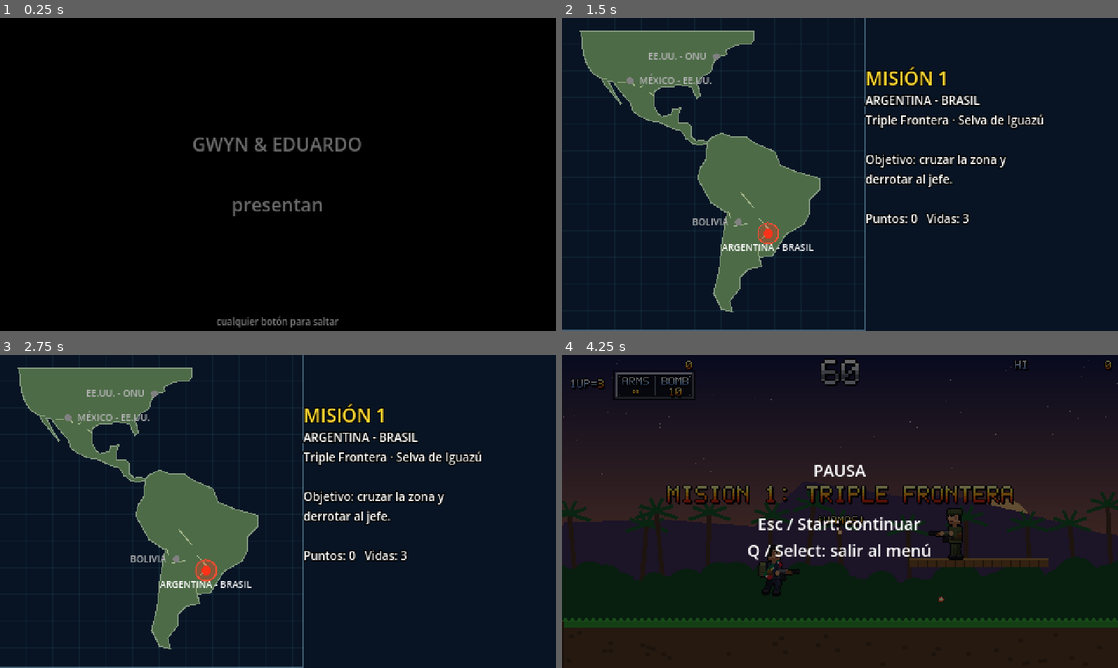
Above: before the commit, frames 1-4 (two rows, left to right).
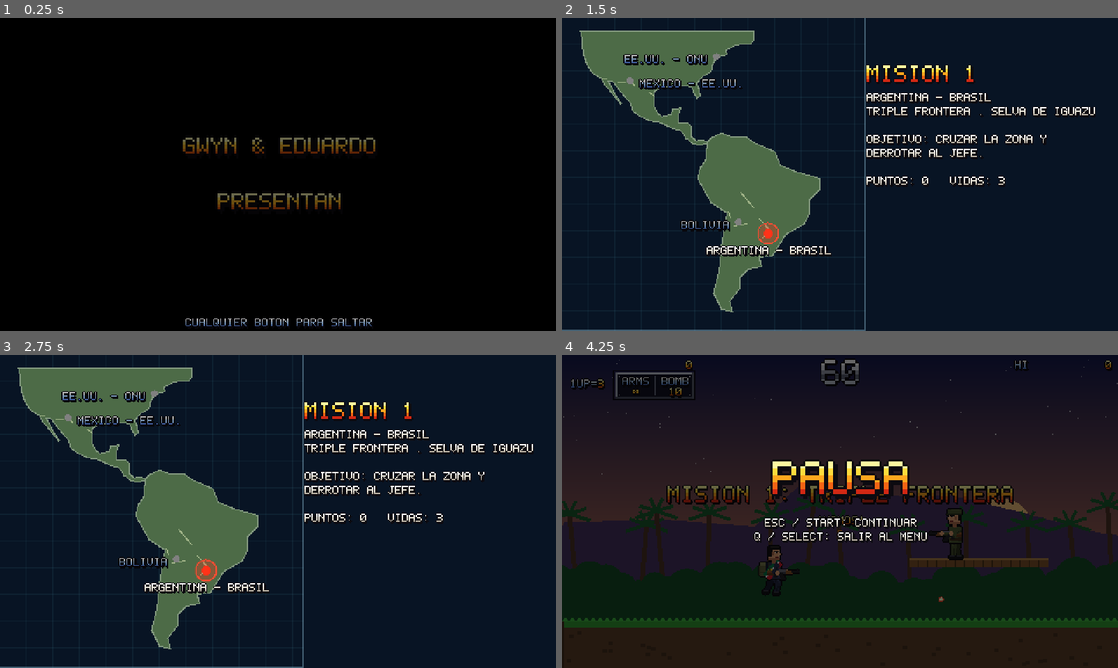
Above: after the commit, the same moments.

Repository: revtiger/Contra-Typebeat
Game: Godot game, scene res://scenes/intro.tscn
Two runs of this game, one before a commit and one after it. Both use one fixed random seed, a clock stepped at 60 frames per second and the inputs below.
Inputs:
- Up to frame 1 (0.25 s): no input
- Up to frame 2 (1.5 s): tap Enter (restart) at 0.5, 1.25 s; hold Right (right) from 0.53 s (still down); tap C (grenade) at 0.6 s; tap Z (jump) at 0.77 s; tap X (shoot) at 1.35 s
- Up to frame 3 (2.75 s): tap Z (jump) at 1.52 s; tap Enter (restart) at 2 s; release Right (right) at 2.03 s; hold Left (left) from 2.03 s (still down); tap Space at 2.1 s
- Up to frame 4 (4.25 s): tap Enter (restart) at 2.75 s; release Left (left) at 2.78 s; hold Right (right) from 2.78 s (still down); tap K at 2.85 s; tap Z (jump) at 3.02, 3.77 s; tap J at 3.6 s; tap Escape (pause) at 4.15 s

The runs differ from the first frame. In frame 1, 2.2% of the frame differs, in the area x 32-68%, y 38-99%; in frame 2, 5.9%, in the area x 11-96%, y 11-77%; in frame 3, 5.9%; in frame 4, 3.7%.

Commit message:
Fuente pixelada única para todo el juego y skill del proyecto
- PixelFont: la fuente del HUD como FontFile de Godot, en estilos por
  jerarquía (title, small, white, label, metal); se añaden Ñ y &
- Menú, intro, mapa, pausa, carteles del fondo y cápsulas usan la fuente;
  el menú marca la opción elegida en dorado y los controles van en columnas
- Skill .claude/skills/contra-typebeat con el contexto del proyecto para
  que cualquier Claude (Gwyn o Eduardo) lo recupere tras compactar

Co-Authored-By: Claude Opus 5.5 <noreply@anthropic.com>

Diff:
--- a/assets/sprites/font_meta.json
+++ b/assets/sprites/font_meta.json
@@ -1,5 +1,5 @@
 {
- "chars": "ABCDEFGHIJKLMNOPQRSTUVWXYZ0123456789!|^?.,:-='/+%*#~< ",
+ "chars": "ABCDEFGHIJKLMNOPQRSTUVWXYZ0123456789!Ñ&|^?.,:-='/+%*#~< ",
  "styles": {
   "small": {
    "y": 0,
@@ -7,20 +7,26 @@
    "h": 10,
    "advance": 6
   },
-  "label": {
+  "white": {
    "y": 10,
    "w": 7,
    "h": 10,
    "advance": 6
   },
+  "label": {
+   "y": 20,
+   "w": 7,
+   "h": 10,
+   "advance": 6
+  },
   "title": {
-   "y": 20,
+   "y": 30,
    "w": 12,
    "h": 17,
    "advance": 12
   },
   "metal": {
-   "y": 37,
+   "y": 47,
    "w": 17,
    "h": 24,
    "advance": 17
--- a/scripts/background.gd
+++ b/scripts/background.gd
@@ -1,4 +1,5 @@
 extends Node2D
+const PixelFont = preload("res://scripts/pixel_font.gd")
 ## Capas de fondo con parallax. main debe tener cam_left.
 ## Jungla: sky, mountains, jungle, water. Desierto: sky, mesas, dunes, chasm.
 ## Ciudad: sky, colonial (edificios con cúpulas y bandera), ruins (ruinas y carteles de propaganda inventados), sewer.
@@ -196,7 +197,8 @@
 	rng.seed = 47
 	var col := Color(0.2, 0.1, 0.1)
 	var x := -60.0
-	var font := ThemeDB.fallback_font
+	var font := PixelFont.font("white")
+	var fsize := PixelFont.size("white")
 	var slogans := ["¡TODO VA DE MARAVILLA!", "LA PRESIDENTA TE CUIDA", "OBEDECER ES AVANZAR", "PROHIBIDO PREOCUPARSE"]
 	var n := 0
 	while x < WIDTH:
@@ -213,7 +215,7 @@
 					draw_rect(Rect2(wx, wy, 5, 6), Color(0.08, 0.04, 0.05) if rng.randf() < 0.8 else Color(1, 0.55, 0.15, 0.7))
 		if rng.randf() < 0.3:
 			# cartel de propaganda en un edificio
-			var bw := 92.0
+			var bw := 112.0
 			var bx := x + (w - bw) * 0.5
 			var by := top + 16
 			draw_rect(Rect2(bx, by, bw, 40), Color(0.85, 0.8, 0.7))
@@ -230,8 +232,8 @@
 				if cut - d > 0 and text[cut - d] == " ":
 					cut -= d
 					break
-			draw_string(font, Vector2(bx + 29, by + 17), text.substr(0, cut), HORIZONTAL_ALIGNMENT_LEFT, -1, 7, Color(1, 0.95, 0.85))
-			draw_string(font, Vector2(bx + 29, by + 29), text.substr(cut + 1), HORIZONTAL_ALIGNMENT_LEFT, -1, 7, Color(1, 0.95, 0.85))
+			draw_string(font, Vector2(bx + 29, by + 17), text.substr(0, cut), HORIZONTAL_ALIGNMENT_LEFT, -1, fsize, Color(1, 0.95, 0.85))
+			draw_string(font, Vector2(bx + 29, by + 29), text.substr(cut + 1), HORIZONTAL_ALIGNMENT_LEFT, -1, fsize, Color(1, 0.95, 0.85))
 			n += 1
 		if rng.randf() < 0.25:
 			# coche quemado
--- a/scripts/game.gd
+++ b/scripts/game.gd
@@ -3,6 +3,7 @@
 
 const Levels = preload("res://scripts/levels.gd")
 const Sfx = preload("res://scripts/sfx.gd")
+const PixelFont = preload("res://scripts/pixel_font.gd")
 
 const START_LIVES := 3
 const RECORD_PATH := "user://record.cfg"
@@ -26,6 +27,7 @@
 
 func _ready() -> void:
 	process_mode = Node.PROCESS_MODE_ALWAYS
+	get_tree().root.theme = PixelFont.default_theme()
 	_setup_input()
 	_load_record()
 	for i in 14:
@@ -43,13 +45,20 @@
 	shade.color = Color(0, 0, 0, 0.6)
 	shade.size = Vector2(480, 270)
 	_pause_layer.add_child(shade)
-	var l := Label.new()
-	l.text = "PAUSA\n\nEsc / Start: continuar\nQ / Select: salir al menú"
-	l.size = Vector2(480, 270)
-	l.horizontal_alignment = HORIZONTAL_ALIGNMENT_CENTER
-	l.vertical_alignment = VERTICAL_ALIGNMENT_CENTER
-	l.add_theme_font_size_override("font_size", 14)
-	_pause_layer.add_child(l)
+	var pt := Label.new()
+	pt.text = "PAUSA"
+	PixelFont.apply(pt, "title", 2)
+	pt.size = Vector2(480, 40)
+	pt.position.y = 90
+	pt.horizontal_alignment = HORIZONTAL_ALIGNMENT_CENTER
+	_pause_layer.add_child(pt)
+	var ph := Label.new()
+	ph.text = "Esc / Start: continuar\nQ / Select: salir al menu"
+	PixelFont.apply(ph, "white")
+	ph.size = Vector2(480, 40)
+	ph.position.y = 140
+	ph.horizontal_alignment = HORIZONTAL_ALIGNMENT_CENTER
+	_pause_layer.add_child(ph)
 	add_child(_pause_layer)
 
 	if "autoplay" in OS.get_cmdline_user_args():
--- a/scripts/hud.gd
+++ b/scripts/hud.gd
@@ -8,7 +8,7 @@
 
 const SpriteUtil = preload("res://scripts/sprite_util.gd")
 const ACCENTS := {"Á": "A", "À": "A", "Ä": "A", "É": "E", "Í": "I", "Ó": "O", "Ú": "U", "Ü": "U",
-	"Ñ": "N", "¡": "|", "¿": "^", "♥": "<", "∞": "~"}
+	"¡": "|", "¿": "^", "♥": "<", "∞": "~"}
 
 var level
 var font: Texture2D
--- a/scripts/intro.gd
+++ b/scripts/intro.gd
@@ -5,6 +5,7 @@
 const City = preload("res://scripts/city.gd")
 const Portrait = preload("res://scripts/portrait.gd")
 const Explosion = preload("res://scripts/explosion.gd")
+const PixelFont = preload("res://scripts/pixel_font.gd")
 
 const T_CREDITS := 2.4
 const T_BLAST := 3.6
@@ -86,10 +87,7 @@
 		n.size = Vector2(90, 12)
 		n.position = Vector2(36 + i * 108 - 15, 90)
 		n.horizontal_alignment = HORIZONTAL_ALIGNMENT_CENTER
-		n.add_theme_font_size_override("font_size", 9)
-		n.add_theme_color_override("font_color", Color(0.95, 0.85, 0.5))
-		n.add_theme_color_override("font_outline_color", Color.BLACK)
-		n.add_theme_constant_override("outline_size", 4)
+		PixelFont.apply(n, "small")
 		n.visible = false
 		ui.add_child(n)
 		names.append(n)
@@ -97,29 +95,25 @@
 		l.size = Vector2(480, 270)
 		l.horizontal_alignment = HORIZONTAL_ALIGNMENT_CENTER
 		l.vertical_alignment = VERTICAL_ALIGNMENT_CENTER
-		l.add_theme_color_override("font_outline_color", Color.BLACK)
-		l.add_theme_constant_override("outline_size", 6)
 		ui.add_child(l)
 	credits.text = "GWYN & EDUARDO\n\npresentan"
-	credits.add_theme_font_size_override("font_size", 16)
-	story.add_theme_font_size_override("font_size", 10)
+	PixelFont.apply(credits, "small", 2)
+	PixelFont.apply(story, "white")
 	story.vertical_alignment = VERTICAL_ALIGNMENT_TOP
 	story.position.y = 110
 	story.horizontal_alignment = HORIZONTAL_ALIGNMENT_LEFT
 	story.position.x = 14
 	logo.text = "CONTRA"
-	logo.add_theme_font_size_override("font_size", 46)
-	logo.add_theme_color_override("font_color", Color(1, 0.25, 0.15))
+	PixelFont.apply(logo, "title", 3)
 	logo.position = Vector2(-60, 62)
 	logo2.text = "TYPEBEAT"
-	logo2.add_theme_font_size_override("font_size", 24)
-	logo2.add_theme_color_override("font_color", Color(1, 0.85, 0.2))
+	PixelFont.apply(logo2, "metal", 1)
 	logo2.position = Vector2(-60, 104)
 	logo.visible = false
 	logo2.visible = false
 	skip.text = "cualquier botón para saltar"
-	skip.add_theme_font_size_override("font_size", 8)
-	skip.add_theme_color_override("font_color", Color(1, 1, 1, 0.5))
+	PixelFont.apply(skip, "label")
+	skip.modulate.a = 0.7
 	skip.vertical_alignment = VERTICAL_ALIGNMENT_BOTTOM
 	skip.position.y = -2
 	Game.play_music("menu")
--- a/scripts/map.gd
+++ b/scripts/map.gd
@@ -3,6 +3,7 @@
 ## Game.level indica la misión a la que se va. Si esa misión aún no existe, muestra "PRÓXIMAMENTE".
 
 const Levels = preload("res://scripts/levels.gd")
+const PixelFont = preload("res://scripts/pixel_font.gd")
 
 ## Paradas de la campaña en orden (lon, lat). La parada i corresponde a la misión i.
 const STOPS := [
@@ -64,16 +65,13 @@
 	for l in [title, info, hint]:
 		l.position = Vector2(262, 0)
 		l.size = Vector2(210, 270)
-		l.add_theme_color_override("font_outline_color", Color.BLACK)
-		l.add_theme_constant_override("outline_size", 4)
 		ui.add_child(l)
 	title.position.y = 40
-	title.add_theme_font_size_override("font_size", 16)
-	title.add_theme_color_override("font_color", Color(1, 0.85, 0.2))
+	PixelFont.apply(title, "title")
 	info.position.y = 64
-	info.add_theme_font_size_override("font_size", 10)
+	PixelFont.apply(info, "white")
 	hint.position.y = 230
-	hint.add_theme_font_size_override("font_size", 9)
+	PixelFont.apply(hint, "small")
 	var stop: Dictionary = STOPS[mini(to_i, STOPS.size() - 1)]
 	if coming_soon:
 		title.text = "PRÓXIMA PARADA"
@@ -156,12 +154,12 @@
 		else:
 			draw_circle(sp, 3, Color(0.5, 0.5, 0.5))
 		var label: String = STOPS[i]["name"]
-		var lw := ThemeDB.fallback_font.get_string_size(label, HORIZONTAL_ALIGNMENT_LEFT, -1, 8).x
+		var lw := PixelFont.font("white").get_string_size(label, HORIZONTAL_ALIGNMENT_LEFT, -1, PixelFont.size("white")).x
 		var lp := sp + Vector2(8, 3)
 		match STOPS[i].get("label", "right"):
 			"left": lp = sp + Vector2(-8 - lw, 3)
 			"below": lp = sp + Vector2(-lw / 2.0, 16)
-		draw_string(ThemeDB.fallback_font, lp, label, HORIZONTAL_ALIGNMENT_LEFT, -1, 8,
+		draw_string(PixelFont.font("white" if i <= dest else "label"), lp + Vector2(0, 3), label, HORIZONTAL_ALIGNMENT_LEFT, -1, PixelFont.size("white"),
 			Color.WHITE if i <= dest else Color(0.7, 0.7, 0.7))
 
 
--- a/scripts/menu.gd
+++ b/scripts/menu.gd
@@ -5,17 +5,15 @@
 const Explosion = preload("res://scripts/explosion.gd")
 const Levels = preload("res://scripts/levels.gd")
 
-const CONTROLS := "Moverse ...................... Flechas o WASD
-Apuntar arriba ............. Arriba
-Disparar abajo (en el aire) .. Abajo
-Saltar ....................... Z, Espacio o K
-Disparar / cuchillo ........ X o J
-Granada .................... C o L
-Agacharse .................. Abajo
-Bajar de un puente ........ Abajo + Saltar
-Pausa ....................... Esc
+const PixelFont = preload("res://scripts/pixel_font.gd")
 
-Mando: cruceta o stick, A saltar, X disparar, B/Y granada, Start pausa"
+## Controles: acción (texto blanco) y teclas (dorado), alineados en columnas con la fuente monoespaciada.
+const CONTROLS := [
+	["Moverse", "Flechas / WASD"], ["Apuntar arriba", "Arriba"], ["Disparar abajo (aire)", "Abajo"],
+	["Saltar", "Z / Espacio / K"], ["Disparar / cuchillo", "X / J"], ["Granada", "C / L"],
+	["Agacharse", "Abajo"], ["Bajar de un puente", "Abajo + Saltar"], ["Pausa", "Esc"],
+]
+const PAD_TEXT := "Mando: cruceta o stick - A saltar - X disparar - B/Y granada - Start pausa"
 
 var city := City.new()
 var page := "main"
@@ -25,9 +23,12 @@
 var boom_t := 1.0
 var title := Label.new()
 var title2 := Label.new()
-var list := Label.new()
-var info := Label.new()
+var item_labels: Array[Label] = []
+var info_left := Label.new()
+var info_right := Label.new()
+var pad := Label.new()
 var footer := Label.new()
+var ui := CanvasLayer.new()
 
 
 func _ready() -> void:
@@ -41,34 +42,39 @@
 	shade.z_index = 5
 	add_child(shade)
 
-	var ui := CanvasLayer.new()
 	add_child(ui)
-	for l in [title, title2, list, info, footer]:
+	for l in [title, title2, info_left, info_right, pad, footer]:
 		l.size = Vector2(480, 270)
 		l.horizontal_alignment = HORIZONTAL_ALIGNMENT_CENTER
-		l.add_theme_color_override("font_outline_color", Color.BLACK)
-		l.add_theme_constant_override("outline_size", 6)
 		ui.add_child(l)
 	title.text = "CONTRA"
-	title.add_theme_font_size_override("font_size", 44)
-	title.add_theme_color_override("font_color", Color(1, 0.25, 0.15))
-	title.position.y = 14
+	PixelFont.apply(title, "title", 3)
+	title.position.y = 12
 	title2.text = "TYPEBEAT"
-	title2.add_theme_font_size_override("font_size", 22)
-	title2.add_theme_color_override("font_color", Color(1, 0.85, 0.2))
-	title2.position.y = 64
-	list.add_theme_font_size_override("font_size", 14)
-	list.position.y = 112
-	list.add_theme_constant_override("line_spacing", 2)
-	info.add_theme_font_size_override("font_size", 9)
-	info.position.y = 60
-	info.horizontal_alignment = HORIZONTAL_ALIGNMENT_LEFT
-	info.position.x = 90
-	footer.add_theme_font_size_override("font_size", 8)
+	PixelFont.apply(title2, "metal", 1)
+	title2.position.y = 66
+	# controles en dos columnas
+	var left := []
+	var right := []
+	for c in CONTROLS:
+		left.append(c[0] + " " + ".".repeat(22 - c[0].length()))
+		right.append(c[1])
+	info_left.text = "\n".join(left)
+	info_right.text = "\n".join(right)
+	for l in [info_left, info_right]:
+		l.horizontal_alignment = HORIZONTAL_ALIGNMENT_LEFT
+		l.position.y = 40
+	PixelFont.apply(info_left, "white")
+	PixelFont.apply(info_right, "small")
+	info_left.position.x = 80
+	info_right.position.x = 80 + 24 * 6
+	pad.text = PAD_TEXT
+	PixelFont.apply(pad, "label")
+	pad.position.y = 172
+	footer.text = "RÉCORD %06d          Gwyn & Eduardo - 2026 - v0.5" % Game.record
+	PixelFont.apply(footer, "label")
 	footer.vertical_alignment = VERTICAL_ALIGNMENT_BOTTOM
 	footer.position.y = -4
-	footer.add_theme_color_override("font_color", Color(1, 1, 1, 0.7))
-	footer.text = "RÉCORD %06d          Gwyn & Eduardo · 2026 · v0.5" % Game.record
 	_open("main")
 	Game.play_music("menu")
 
@@ -90,16 +96,29 @@
 
 
 func _refresh() -> void:
-	var lines := []
-	for i in items.size():
-		var blink := i == sel and int(t * 4.0) % 2 == 0
-		lines.append(("▶ %s ◀" if blink else ("  %s  " if i != sel else "▷ %s ◁")) % items[i])
-	list.text = "\n".join(lines)
-	info.visible = page == "controls"
-	info.text = CONTROLS
-	list.position.y = 226 if page == "controls" else 112
-	title.visible = page != "controls"
-	title2.visible = page != "controls"
+	# una etiqueta por opción: la elegida en dorado con flechas que parpadean, el resto en blanco
+	while item_labels.size() < items.size():
+		var l := Label.new()
+		l.size = Vector2(480, 14)
+		l.horizontal_alignment = HORIZONTAL_ALIGNMENT_CENTER
+		ui.add_child(l)
+		item_labels.append(l)
+	var top := 214.0 if page == "controls" else 112.0
+	for i in item_labels.size():
+		var l := item_labels[i]
+		l.visible = i < items.size()
+		if not l.visible:
+			continue
+		var chosen := i == sel
+		var arrows := int(t * 4.0) % 2 == 0
+		l.text = ("> %s <" if chosen and arrows else ("  %s  " if not chosen else "- %s -")) % items[i]
+		PixelFont.apply(l, "small" if chosen else "white")
+		l.position.y = top + i * 14
+	var controls := page == "controls"
+	for l in [info_left, info_right, pad]:
+		l.visible = controls
+	title.visible = not controls
+	title2.visible = not controls
 
 
 func _process(delta: float) -> void:
--- a/scripts/pickup.gd
+++ b/scripts/pickup.gd
@@ -1,4 +1,5 @@
 extends Area2D
+const PixelFont = preload("res://scripts/pixel_font.gd")
 ## "capsule": cápsula voladora que cruza la pantalla; al dispararle suelta el arma.
 ## "item": el arma que cae al suelo y se recoge al tocarla.
 
@@ -89,4 +90,4 @@
 		draw_circle(Vector2.ZERO, 7, Color(0.9, 0.15, 0.15))
 		draw_line(Vector2(-12, -2), Vector2(-5, 0), Color(0.9, 0.8, 0.2), 3)
 		draw_line(Vector2(12, -2), Vector2(5, 0), Color(0.9, 0.8, 0.2), 3)
-		draw_string(ThemeDB.fallback_font, Vector2(-4, 4), weapon, HORIZONTAL_ALIGNMENT_LEFT, -1, 11, Color.WHITE)
+		draw_string(PixelFont.font("small"), Vector2(-3, 5), weapon, HORIZONTAL_ALIGNMENT_LEFT, -1, PixelFont.size("small"))
--- /dev/null
+++ b/scripts/pixel_font.gd
@@ -0,0 +1,84 @@
+extends RefCounted
+## Fuente pixelada del juego (estilo Metal Slug) como FontFile de Godot, para Labels y draw_string.
+## La imagen y los datos salen de tools/sprites/font.py (assets/sprites/font.png + font_meta.json).
+##
+## Estilos por jerarquía:
+##   title - títulos y logos (grande, degradado amarillo -> rojo)
+##   small - valores, opción elegida, énfasis (dorado)
+##   white - texto normal
+##   label - etiquetas, ayudas, texto secundario (azul claro)
+##   metal - números grandes cromados (TIME)
+## Todo se muestra en mayúsculas: las minúsculas y los acentos usan la letra base.
+##
+## Uso:  PixelFont.apply(label, "title", 2)   # estilo y escala entera
+##       draw_string(PixelFont.font("white"), pos, texto, ..., PixelFont.size("white"))
+
+const SpriteUtil = preload("res://scripts/sprite_util.gd")
+const MAP := {"Á": "A", "À": "A", "Ä": "A", "É": "E", "È": "E", "Í": "I", "Ó": "O", "Ú": "U", "Ü": "U",
+	"¡": "|", "¿": "^", "♥": "<", "∞": "~", "·": ".", "▶": "*", "◀": "*", "▷": "*", "◁": "*"}
+
+static var _fonts := {}
+
+
+static func _meta() -> Dictionary:
+	return SpriteUtil.meta("res://assets/sprites/font_meta.json")
+
+
+## Alto en píxeles de un estilo (tamaño de fuente a escala 1).
+static func size(style: String) -> int:
+	return int(_meta()["styles"][style]["h"])
+
+
+static func font(style: String) -> FontFile:
+	if _fonts.has(style):
+		return _fonts[style]
+	var meta := _meta()
+	var st: Dictionary = meta["styles"][style]
+	var chars: String = meta["chars"]
+	var w: int = st["w"]
+	var h: int = st["h"]
+	var adv: int = st["advance"]
+	var tex: Texture2D = load("res://assets/sprites/font.png")
+	var f := FontFile.new()
+	f.fixed_size = h
+	f.fixed_size_scale_mode = TextServer.FIXED_SIZE_SCALE_INTEGER_ONLY
+	f.antialiasing = TextServer.FONT_ANTIALIASING_NONE
+	f.generate_mipmaps = false
+	var sz := Vector2i(h, 0)
+	f.set_cache_ascent(0, h, h - 2)
+	f.set_cache_descent(0, h, 2)
+	f.set_texture_image(0, sz, 0, tex.get_image())
+	var add := func(code: int, idx: int) -> void:
+		if idx < 0:
+			return
+		f.set_glyph_advance(0, h, code, Vector2(adv, 0))
+		f.set_glyph_offset(0, sz, code, Vector2(0, -(h - 2)))
+		f.set_glyph_size(0, sz, code, Vector2(w, h))
+		f.set_glyph_uv_rect(0, sz, code, Rect2(idx * w, st["y"], w, h))
+		f.set_glyph_texture_idx(0, sz, code, 0)
+	for i in chars.length():
+		add.call(chars.unicode_at(i), i)
+	for c in "abcdefghijklmnopqrstuvwxyzñ":
+		add.call(c.unicode_at(0), chars.find(c.to_upper()))
+	for k in MAP:
+		add.call(k.unicode_at(0), chars.find(MAP[k]))
+		add.call(k.to_lower().unicode_at(0), chars.find(MAP[k]))
+	_fonts[style] = f
+	return f
+
+
+## Aplica la fuente a un Label (o cualquier Control con texto) con escala entera.
+static func apply(ctrl: Control, style: String, scale := 1) -> void:
+	ctrl.add_theme_font_override("font", font(style))
+	ctrl.add_theme_font_size_override("font_size", size(style) * scale)
+	ctrl.add_theme_constant_override("outline_size", 0)
+	ctrl.add_theme_color_override("font_color", Color.WHITE)
+	ctrl.add_theme_constant_override("line_spacing", 2 * scale)
+
+
+## Tema por defecto para todo el juego: texto normal en blanco pixelado.
+static func default_theme() -> Theme:
+	var th := Theme.new()
+	th.default_font = font("white")
+	th.default_font_size = size("white")
+	return th
Binary file changed: assets/sprites/font.png
Not shown, added: scripts/pixel_font.gd.uid
Not shown, added: .claude/skills/contra-typebeat/SKILL.md
Not shown, changed: CLAUDE.md
Not shown, changed: tools/sprites/font.py
